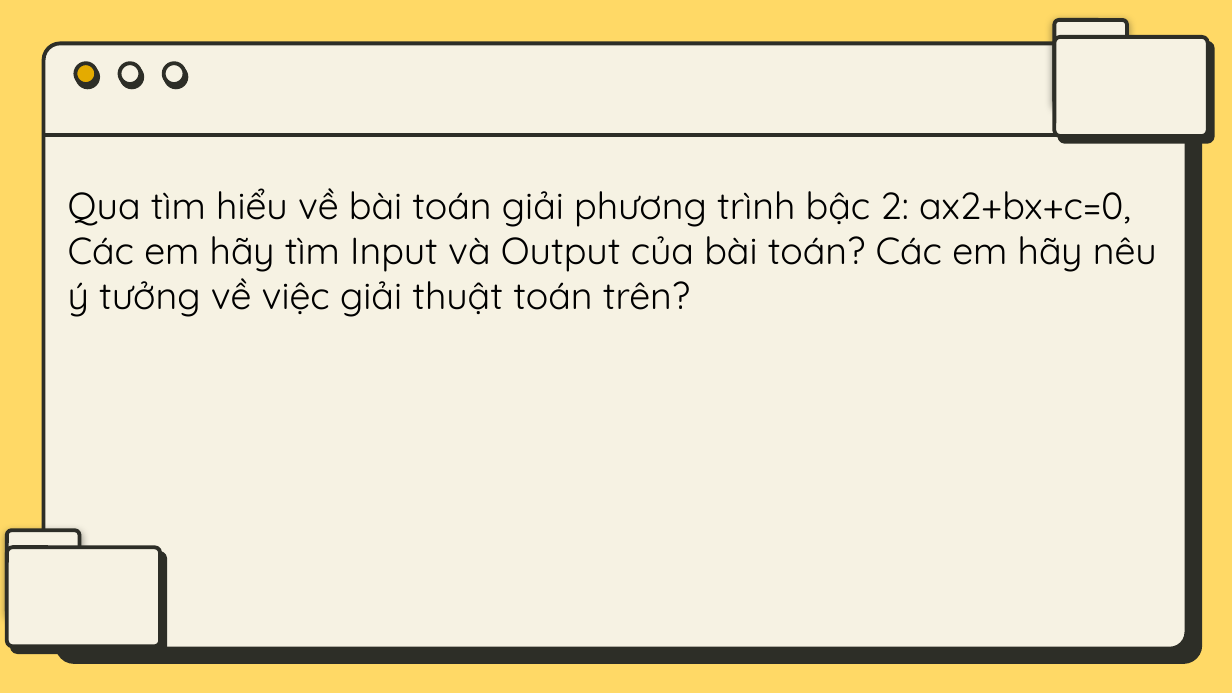
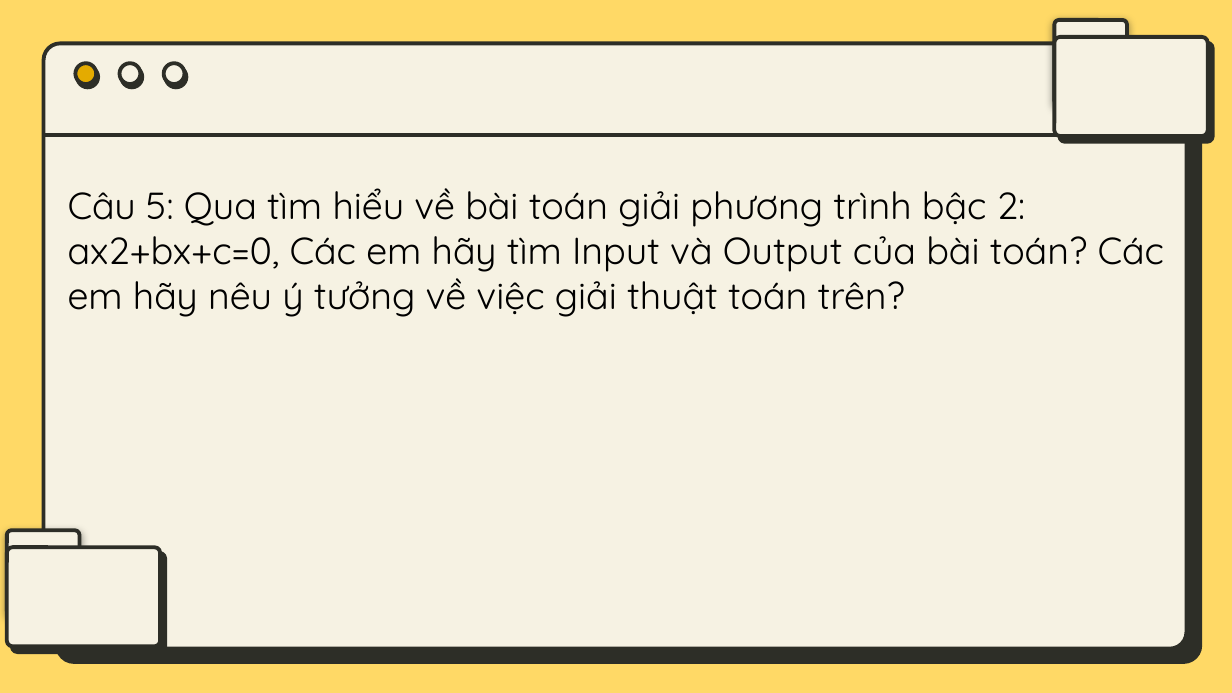
Before and after one commit to ngPhamNgocMinh10A2/Lop-10A02-Nhom-, a slide deck: slide 12 of bai4tin.pptx (slide 11 before the commit). Drawn at 1232x693 pixels with LibreOffice and Linux fonts; fonts in the diff are those of the drawing. Boxes give left, top, right and bottom in pixels: in the first picture for what was removed or moved away, otherwise in the second. Text is boxed around its words. In the diff, an @@ line names an element or a change of style, - is before the commit and + after.

```diff
--- a/bai4tin.pptx
+++ b/bai4tin.pptx
@@ text at (68, 188, 1164, 317): text changed @@
-Qua tìm hiểu về bài toán giải phương trình bậc 2: ax2+bx+c=0, Các em hãy tìm Input và Output của bài toán? Các em hãy nêu ý tưởng về việc giải thuật toán trên?
+Câu 5: Qua tìm hiểu về bài toán giải phương trình bậc 2: ax2+bx+c=0, Các em hãy tìm Input và Output của bài toán? Các em hãy nêu ý tưởng về việc giải thuật toán trên?
```
Also in this commit, not shown: 8 other slides changed, 5 slides added.
